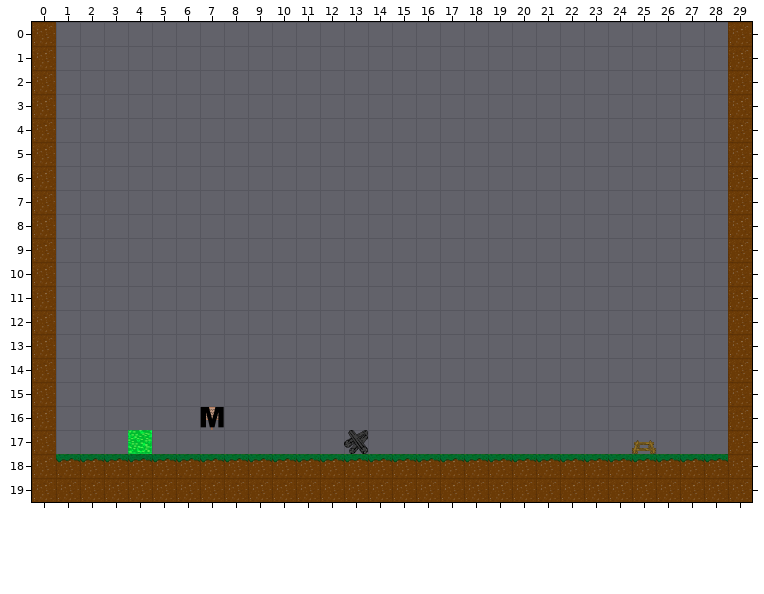
Tiled map: StageDesign/Ochiai/1－1.tmx. Above is the file before it was changed.
Cells are 64x64 px. Shown: x 0..29, y 0..19.
After the commit:
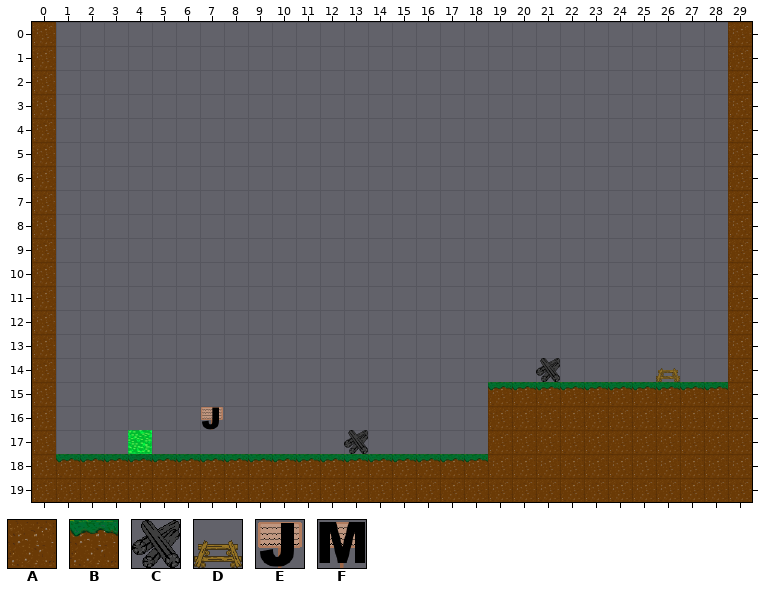
Key: from "TileMapSource": A 1, B 2, C 7, D 9, E 19, F 21.
_ is an empty cell.
Difference:
Layer "タイル・レイヤー1":
The author changed tile B to tile A in row 18 at x 19 to 28.
The author changed tile D to tile A in row 17 at x 25.
Tile A now appears in row 16 at x 19 to 28; in row 17 at x 19 to 24 and 26 to 28.
Tile B now appears in row 15 at x 19 to 28.
Tile C now appears in row 14 at x 21.
Tile D now appears in row 14 at x 26.
The author changed tile F to tile E in row 16 at x 7.
Where, in picture pixels (left, top, right, bottom), the same in both pictures:
changed: (488, 358, 728, 463)
changed: (200, 407, 224, 430)
